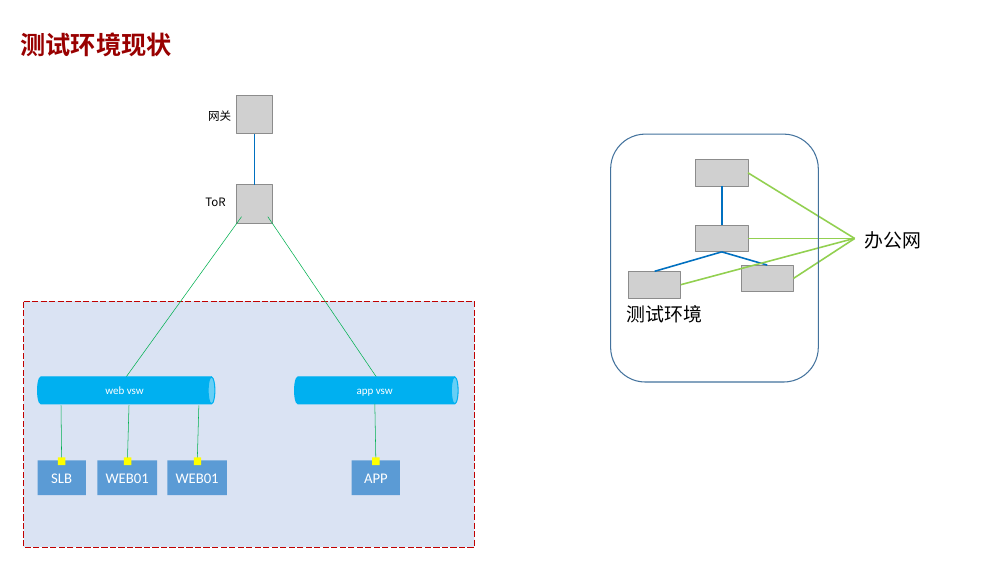
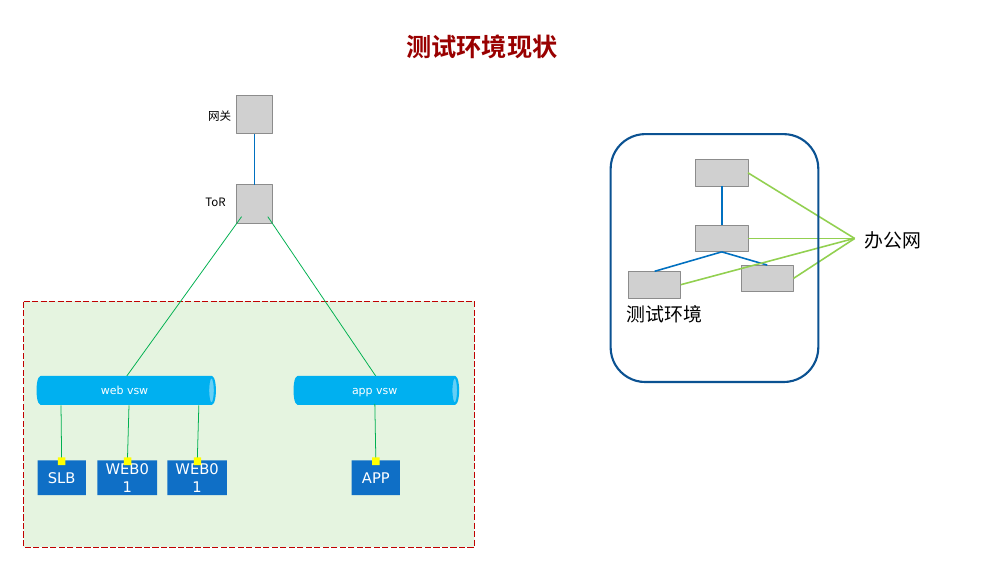
Before and after one commit to Matthewyin/NETCLI, a slide deck: slide 2 of testEnv/NETCLI.pptx. Drawn at 1008x567 pixels with LibreOffice and Linux fonts; fonts in the diff are those of the drawing; grey boxes stand for pictures. Boxes give left, top, right and bottom in pixels: in the first picture for what was removed or moved away, otherwise in the second. Text is boxed around its words. In the diff, an @@ line names an element or a change of style, - is before the commit and + after.

```diff
--- a/testEnv/NETCLI.pptx
+++ b/testEnv/NETCLI.pptx
@@ title "测试环境现状" at (406,34,557,59): alignment left to centre; line spacing 0.9 to 1 @@
@@ rounded rectangle at (611,134,819,382): outline #43739E 1 pt to #0B5292 2 pt @@
@@ line (242, 217) - (126, 377): stroke #00B050 0.5 pt to #00B050 0.75 pt @@
@@ line (268, 217) - (377, 377): stroke #00B050 0.5 pt to #00B050 0.75 pt @@
@@ rounded rectangle at (23,301,475,547): fill #DAE3F3 to #E5F4E0 @@
@@ cylinder "web vsw" at (37,377,215,404): font Calibri to DejaVu Sans; outline #00B0F0 1 pt to #00B0F0 2 pt @@
@@ cylinder "app vsw" at (295,377,458,404): font Calibri to DejaVu Sans; outline #00B0F0 1 pt to #00B0F0 2 pt @@
@@ line (61, 405) - (62, 461): stroke #00B050 0.5 pt to #00B050 0.75 pt @@
@@ line (129, 405) - (128, 462): stroke #00B050 0.5 pt to #00B050 0.75 pt @@
@@ line (199, 405) - (197, 462): stroke #00B050 0.5 pt to #00B050 0.75 pt @@
@@ line (375, 404) - (376, 461): stroke #00B050 0.5 pt to #00B050 0.75 pt @@
@@ font Calibri to DejaVu Sans; fill #5B9BD5 to #0F6FC6 in 4 elements at (98,461,157,495), (38,461,86,495), (352,461,400,495), (167,461,227,495) @@
```
Also in this commit, not shown: 3 other slides changed, 2 other files.
